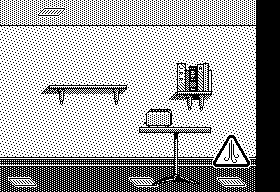
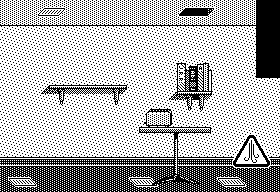
Before/after of a 280px x 192px layered artwork. What changed in the layer stack:
added layer "Pasted Layer #1" above "Pasted Layer" over <box>178,7,215,17</box>
painted on "warning 1" over <box>212,7,280,168</box>
painted on "background1.png" over <box>256,78,280,192</box>
